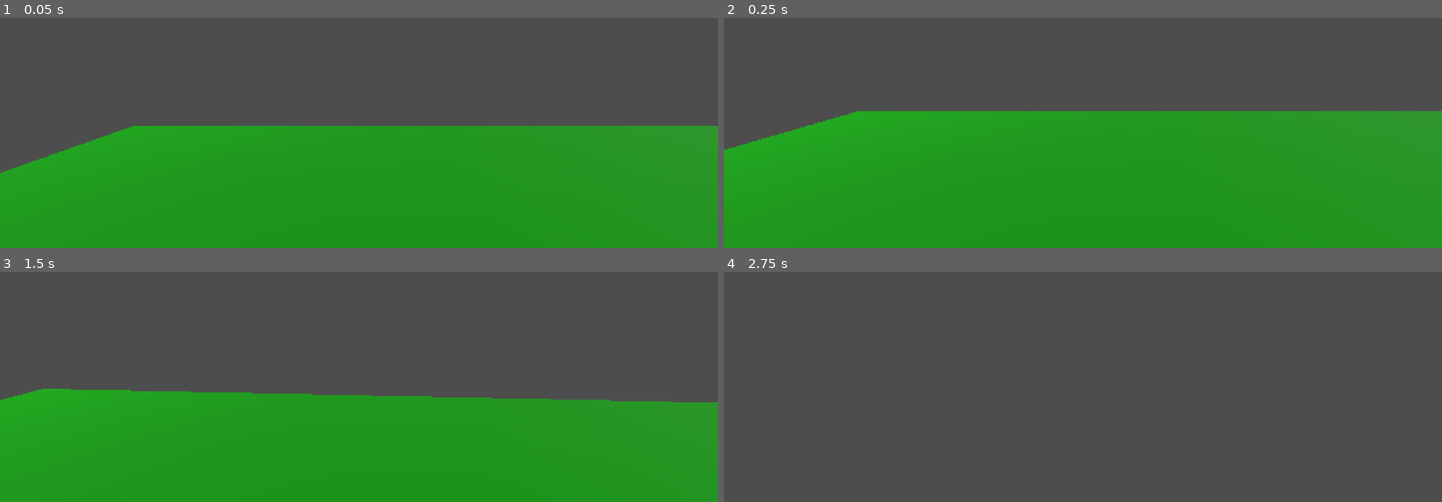
Above: before the commit, frames 1-4 (two rows, left to right).
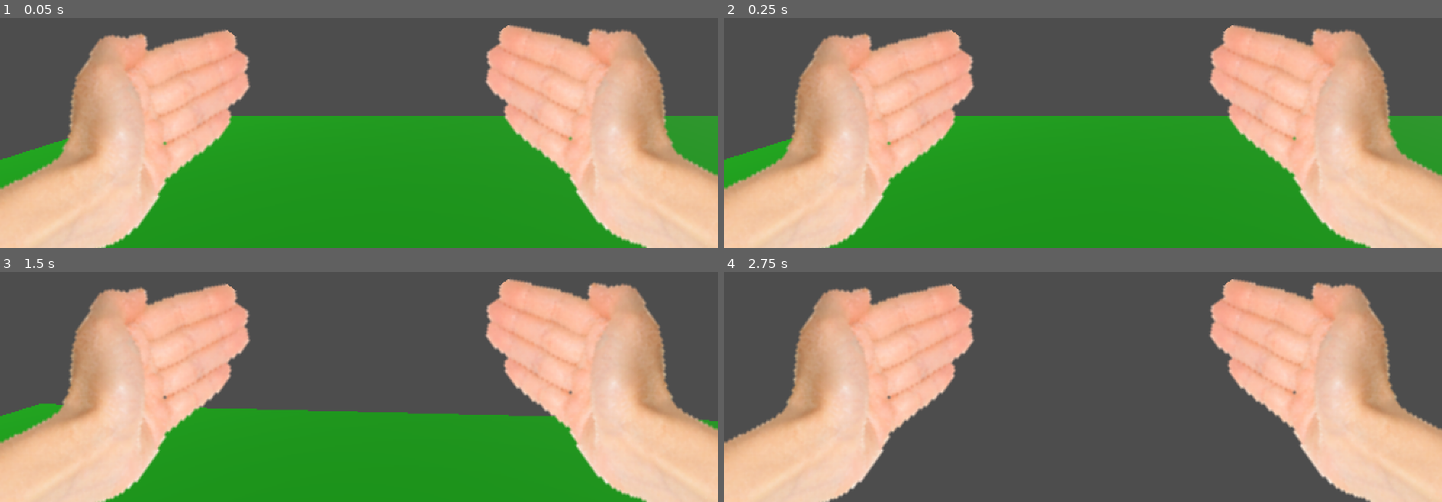
Above: after the commit, the same moments.

Repository: ImFULLof/glass-of-god
Game: Godot game, scene res://world.tscn
The game is run twice, just before and just after one commit, with the same random seed, the same clock (stepped at 60 frames per second) and the same inputs.
Inputs (mouse positions are in pixels of both pictures, inside the frame that each line leads up to):
- Up to frame 1 (0.05 s): no input
- Up to frame 2 (0.25 s): no input
- Up to frame 3 (1.5 s): tap Enter (ui_accept) at 0.5, 0.77 s; move the mouse to (394, 299) at 0.52 s; hold Up (ui_up) from 0.53 s (still down); move the mouse to (323, 301) at 1.27 s
- Up to frame 4 (2.75 s): keep holding Up (ui_up); tap Enter (ui_accept) at 1.52 s; move the mouse to (1097, 292) at 2.02 s

The runs differ from the first frame. In frame 1, 41% of the frame differs, in the area x 0-100%, y 3-100%; in frame 2, 40%; in frame 3, 43%; in frame 4, 39%.

Commit message:
Updated messy version

Diff:
--- a/player.gd
+++ b/player.gd
@@ -49,5 +49,5 @@
 	if event is InputEventMouseMotion:
 		var relative = event.relative * mouse_sensitivity
 		head.rotate_y(-relative.x)
-		eye_camera.rotate_x(relative.y)
+		eye_camera.rotate_x(-relative.y)
 		eye_camera.rotation.x = clamp(eye_camera.rotation.x, deg_to_rad(-40), deg_to_rad(40))
--- a/world.tscn
+++ b/world.tscn
@@ -1,19 +1,23 @@
-[gd_scene load_steps=6 format=3 uid="uid://dyae3enmg0p80"]
+[gd_scene load_steps=11 format=3 uid="uid://dyae3enmg0p80"]
 
 [ext_resource type="Script" uid="uid://5axntv214q0p" path="res://player.gd" id="1_f3sb7"]
 [ext_resource type="Script" uid="uid://bv5ig84u8m4c7" path="res://world.gd" id="1_fj7yv"]
+[ext_resource type="PackedScene" uid="uid://bhyg53ie44uoi" path="res://guy.gltf" id="3_aqk2v"]
+[ext_resource type="Texture2D" uid="uid://bhr46b5ahnu4i" path="res://lefthand.png" id="4_pkg7o"]
+[ext_resource type="PackedScene" uid="uid://ddqdxquucjvll" path="res://barrel.gltf" id="5_036b0"]
+[ext_resource type="Texture2D" uid="uid://d2ifqwilccffx" path="res://righthand.png" id="5_gbfbk"]
+[ext_resource type="PackedScene" uid="uid://xyqldmou434d" path="res://im-the-same-height.gltf" id="6_dwbse"]
+[ext_resource type="PackedScene" uid="uid://dwa7u4bejflmh" path="res://playersteve.gltf" id="8_gbfbk"]
 
 [sub_resource type="CapsuleShape3D" id="CapsuleShape3D_tlwt5"]
 radius = 0.442681
 height = 1.9815
 
-[sub_resource type="StandardMaterial3D" id="StandardMaterial3D_fj7yv"]
-albedo_color = Color(0.394204, 0.617327, 0.834536, 1)
-
 [sub_resource type="StandardMaterial3D" id="StandardMaterial3D_f3sb7"]
-albedo_color = Color(0.0378547, 0.66662, 1.92523e-07, 1)
+albedo_color = Color(0.0392157, 0.666667, 0, 0)
 
 [node name="world" type="Node3D"]
+transform = Transform3D(1, 0, 0, 0, 1, 0, 0, 0, 1, 0, 1.19209e-07, 0)
 script = ExtResource("1_fj7yv")
 
 [node name="SubViewportContainer" type="SubViewportContainer" parent="."]
@@ -32,7 +36,7 @@
 render_target_update_mode = 4
 
 [node name="player" type="CharacterBody3D" parent="SubViewportContainer/SubViewport"]
-transform = Transform3D(1, 0, 0, 0, 1, 0, 0, 0, 1, 0.0313048, -0.11475, -0.176149)
+transform = Transform3D(1, 0, 0, 0, 1, 0, 0, 0, 1, -0.411554, 0.171216, 0.0158009)
 script = ExtResource("1_f3sb7")
 
 [node name="MeshInstance3D" type="MeshInstance3D" parent="SubViewportContainer/SubViewport/player"]
@@ -43,25 +47,64 @@
 shape = SubResource("CapsuleShape3D_tlwt5")
 
 [node name="Head" type="Node3D" parent="SubViewportContainer/SubViewport/player"]
+transform = Transform3D(1, 0, 0, 0, 1, 0, 0, 0, 1, 0, 0.337304, -0.368901)
 
 [node name="EyeCamera" type="Camera3D" parent="SubViewportContainer/SubViewport/player/Head"]
-transform = Transform3D(1, 0, 0, 0, 1, 0, 0, 0, 1, -0.0330752, 1.40087, -0.0692447)
+transform = Transform3D(1, 0, 0, 0, 1, 0, 0, 0, 1, 0.0169997, 1.21729, -0.235176)
 current = true
+
+[node name="player" parent="SubViewportContainer/SubViewport/player" instance=ExtResource("3_aqk2v")]
+transform = Transform3D(1.00941, 0, 0, 0, 1.00941, 0, 0, 0, 1.00941, 0, -0.169823, -0.368901)
+visible = false
+
+[node name="UI_PlayerArm" type="CanvasLayer" parent="SubViewportContainer/SubViewport/player"]
+
+[node name="lefthand" type="TextureRect" parent="SubViewportContainer/SubViewport/player/UI_PlayerArm"]
+anchors_preset = 2
+anchor_top = 1.0
+anchor_bottom = 1.0
+offset_left = 98.0
+offset_top = -234.5
+offset_right = 354.0
+offset_bottom = 21.5
+grow_vertical = 0
+rotation = 0.616101
+texture = ExtResource("4_pkg7o")
+
+[node name="RightHand" type="TextureRect" parent="SubViewportContainer/SubViewport/player/UI_PlayerArm"]
+anchors_preset = 3
+anchor_left = 1.0
+anchor_top = 1.0
+anchor_right = 1.0
+anchor_bottom = 1.0
+offset_left = -293.0
+offset_top = -90.5
+offset_right = -37.0
+offset_bottom = 165.5
+grow_horizontal = 0
+grow_vertical = 0
+rotation = -0.616343
+texture = ExtResource("5_gbfbk")
 
 [node name="DirectionalLight3D" type="DirectionalLight3D" parent="SubViewportContainer/SubViewport"]
 transform = Transform3D(0.0982812, -0.684046, 0.722787, -0.183126, 0.701469, 0.688771, -0.978164, -0.200054, -0.0563255, 11.637, 5.76442, -6.17973)
 
-[node name="CSGBox3D3" type="CSGBox3D" parent="SubViewportContainer/SubViewport"]
-transform = Transform3D(2.4777, -0.237155, 0.174522, 0.116075, 5.25897, -0.0713706, -0.152453, 0.149792, 2.78203, -1.74115, 1.273, 5.73644)
-use_collision = true
-material = SubResource("StandardMaterial3D_fj7yv")
-
-[node name="CSGBox3D2" type="CSGBox3D" parent="SubViewportContainer/SubViewport"]
-transform = Transform3D(1.57642, 0, 0, 0, 2.29487, 0, 0, 0, 1.66985, -1.84212, -0.37695, 3.9256)
-use_collision = true
-
-[node name="CSGBox3D" type="CSGBox3D" parent="SubViewportContainer/SubViewport"]
-transform = Transform3D(5.09987, 0, 0, 0, 0.0278623, 0, 0, 0, 4.20632, 4.37599, -0.77364, 0.776988)
+[node name="ground" type="CSGBox3D" parent="SubViewportContainer/SubViewport"]
+transform = Transform3D(5.09987, 0, 0, 0, 0.0278623, 0, 0, 0, 4.20632, 4.36975, 0, 0.777211)
 use_collision = true
 size = Vector3(3.98157, 0.1, 3.68689)
 material = SubResource("StandardMaterial3D_f3sb7")
+
+[node name="CSGPolygon3D" type="CSGPolygon3D" parent="SubViewportContainer/SubViewport"]
+transform = Transform3D(1, 0, 0, 0, 1, 0, 0, 0, 1, 5.5922, 0, -2.84911)
+use_collision = true
+polygon = PackedVector2Array(0, 0, 0, 1, 0.868455, 0.298292, 3.1124, 0.00796926)
+
+[node name="blockbench_export3" parent="SubViewportContainer/SubViewport" instance=ExtResource("6_dwbse")]
+transform = Transform3D(1, 0, 0, 0, 1, 0, 0, 0, 1, -1.75314, 0.00139309, 0.0674187)
+
+[node name="blockbench_export" parent="SubViewportContainer/SubViewport" instance=ExtResource("5_036b0")]
+transform = Transform3D(1, 0, 0, 0, 1, 0, 0, 0, 1, 2.93955, -0.168064, 0)
+
+[node name="blockbench_export2" parent="." instance=ExtResource("8_gbfbk")]
+transform = Transform3D(1, 0, 0, 0, 1, 0, 0, 0, 1, 4.8399e-05, 0.00624061, 4.78022)
Not shown, added: barrel.gltf
Not shown, added: barrel.gltf.import
Binary file added: barrel_0.png
Not shown, added: barrel_0.png.import
Not shown, added: cant-jump-me.gltf
Not shown, added: cant-jump-me.gltf.import
Not shown, added: guy.gltf
Not shown, added: guy.gltf.import
Binary file added: guy_0.png
Not shown, added: guy_0.png.import
Not shown, added: highest-object-player-can-jump (1).gltf
Not shown, added: highest-object-player-can-jump (1).gltf.import
(and 10 more such lines)
